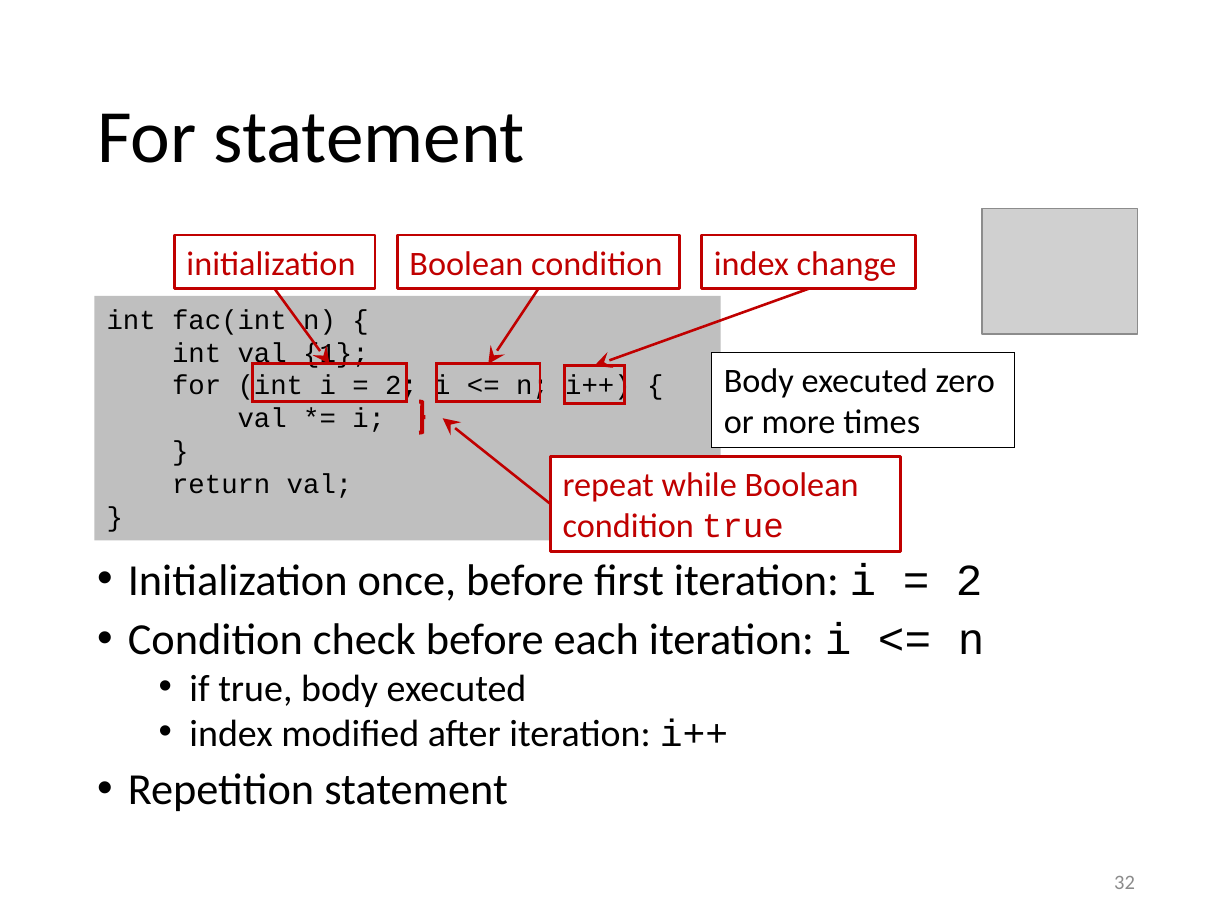
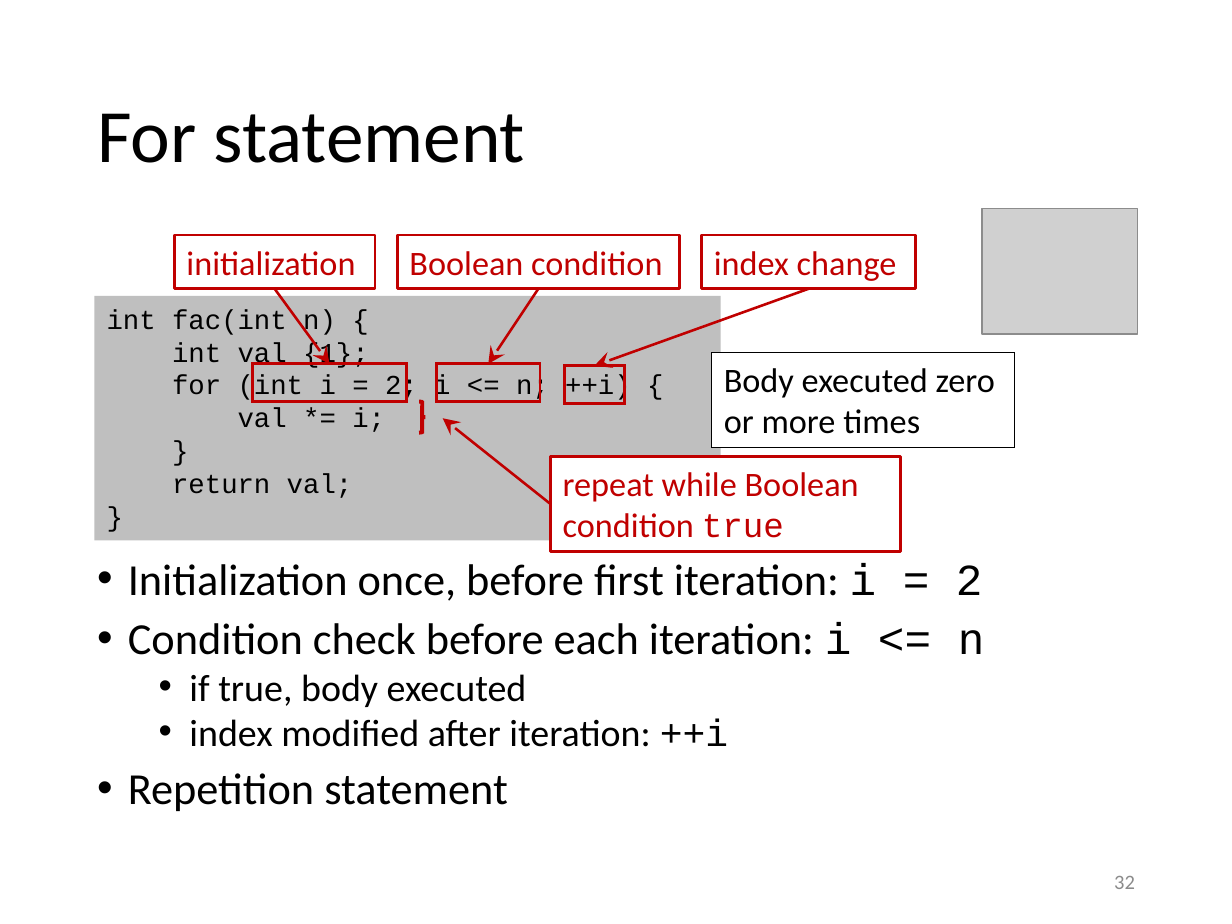
Before and after one commit to gjbex/Scientific-C-plus-plus, a slide deck: slide 32 of scientific_cpp.pptx. Drawn at 1232x924 pixels with LibreOffice and Linux fonts; fonts in the diff are those of the drawing; grey boxes stand for pictures. Boxes give left, top, right and bottom in pixels: in the first picture for what was removed or moved away, otherwise in the second. Text is boxed around its words. In the diff, an @@ line names an element or a change of style, - is before the commit and + after.

```diff
--- a/scientific_cpp.pptx
+++ b/scientific_cpp.pptx
@@ text in rectangle at bbox=[172, 375, 631, 402]: text changed @@
-for (int i = 2; i <= n; i++) {
+for (int i = 2; i <= n; ++i) {
@@ text at bbox=[189, 719, 728, 747]: text changed @@
-  • index modified after iteration: i++
+  • index modified after iteration: ++i
```
Also in this commit, not shown: 5 other slides changed.
